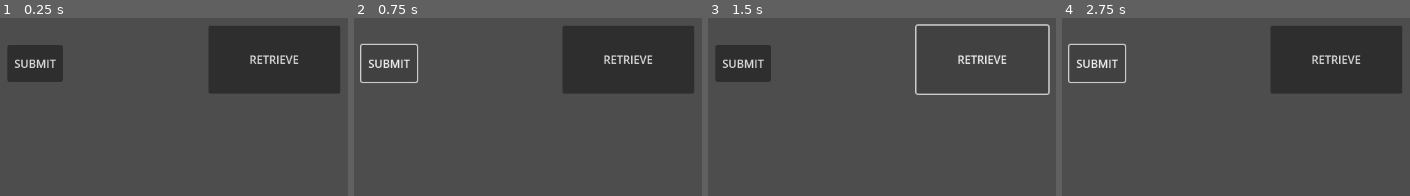
Above: before the commit, frames 1-4 (left to right).
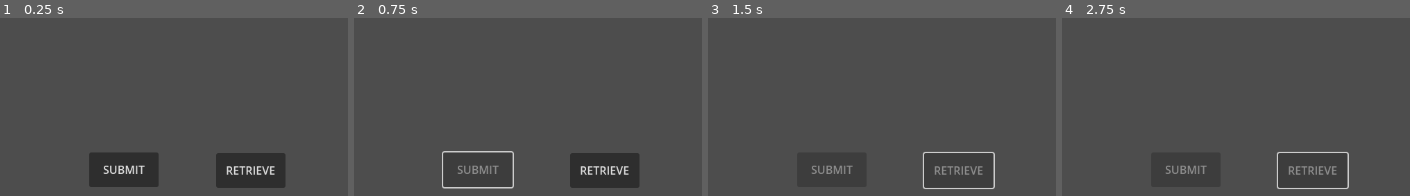
Above: after the commit, the same moments.

Repository: adrenallen/EasyLeaderboard-Godot
Game: Godot game, scene res://examples/SimpleButtonConnections.tscn
Two runs of this game, one before a commit and one after it. Both use one fixed random seed, a clock stepped at 60 frames per second and the inputs below. The project has no main scene, so this scene is started directly.
Inputs (mouse positions are in pixels of both pictures, inside the frame that each line leads up to):
- Up to frame 1 (0.25 s): no input
- Up to frame 2 (0.75 s): click "SUBMIT" at 0.5 s
- Up to frame 3 (1.5 s): click "RETRIEVE" at 1.25 s
- Up to frame 4 (2.75 s): click (1096, 64) at 2 s, where only the run before the commit has a clickable "SUBMIT"

The runs differ from the first frame. In frame 1, 24% of the frame differs, in the area x 2-98%, y 4-96%; in frame 2, 19%; in frame 3, 5.7%; in frame 4, 16%.
Error before the commit: Invalid call to function 'request' in base 'HTTPRequest'. Expected 4 arguments. (res://EasyLeaderboard.gd:65)
Error after the commit: Invalid call to function 'request' in base 'HTTPRequest'. Expected 4 arguments. (res://api/EasyLeaderboard.gd:67)

Commit message:
Fixing hash validator

Diff:
--- a/EasyLeaderboard.gd
+++ b/api/EasyLeaderboard.gd
@@ -32,7 +32,7 @@
 	)
 
 
-func _on_get_leaderboard_request_request_completed(result, response_code, headers, body):
+func _on_get_leaderboard_request_request_completed(_result, response_code, _headers, body):
 
 	var response_body = body.get_string_from_utf8()
 
@@ -61,11 +61,13 @@
 	# we have a value to send
 	if score_validation:
 		request["validation"] = score_validation
+	else:
+		request["validation"] = json.stringify(request).sha256_text()
 
 	$SubmitScoreRequest.request(easy_leaderboard_url + "/games/submit", ['Content-Type: application/json'], false, HTTPClient.METHOD_POST, json.stringify(request))
 
 
-func _on_submit_score_request_request_completed(result, response_code, headers, body):
+func _on_submit_score_request_request_completed(_result, response_code, _headers, body):
 	if response_code != 200:
 		# TODO - handle this better
 		push_error("Error in submit score HTTP response. Got code ", response_code, " and body ", body.get_string_from_utf8())
--- a/EasyLeaderboard.tscn
+++ b/api/EasyLeaderboard.tscn
@@ -1,9 +1,9 @@
-[gd_scene load_steps=2 format=3 uid="uid://ydns5n7jbjna"]
+[gd_scene load_steps=2 format=3 uid="uid://dyc75iewallhd"]
 
-[ext_resource type="Script" path="res://EasyLeaderboard.gd" id="1_8bv17"]
+[ext_resource type="Script" path="res://api/EasyLeaderboard.gd" id="1_x6b5n"]
 
 [node name="EasyLeaderboard" type="Node"]
-script = ExtResource("1_8bv17")
+script = ExtResource("1_x6b5n")
 
 [node name="GetLeaderboardRequest" type="HTTPRequest" parent="."]
 
--- a/examples/SimpleButtonConnections.tscn
+++ b/examples/SimpleButtonConnections.tscn
@@ -1,6 +1,6 @@
-[gd_scene load_steps=3 format=3 uid="uid://ch5ejunjgd2h3"]
+[gd_scene load_steps=3 format=3 uid="uid://cbidvjbt20eoj"]
 
-[ext_resource type="PackedScene" uid="uid://ydns5n7jbjna" path="res://EasyLeaderboard.tscn" id="1_lwcop"]
+[ext_resource type="PackedScene" uid="uid://dyc75iewallhd" path="res://api/EasyLeaderboard.tscn" id="1_lwcop"]
 
 [sub_resource type="GDScript" id="GDScript_8y05b"]
 script/source = "extends Node2D
@@ -12,24 +12,23 @@
 	lb = $EasyLeaderboard
 
 
-# Called every frame. 'delta' is the elapsed time since the previous frame.
-func _process(delta):
-	pass
-
-
 func _on_test_submit_button_pressed():
+	($TestSubmitButton as Button).disabled = true
 	lb.submit_leaderboard_score(\"Garrett\", 123, {\"metaData\" = \"yo\"})
 
-
 func _on_test_retrieve_button_pressed():
+	($TestRetrieveButton as Button).disabled = true
 	lb.get_leaderboard_results()
 
 
+
 func _on_easy_leaderboard_leaderboard_results_changed(results):
+	($TestRetrieveButton as Button).disabled = false
 	print(results)
 
 
 func _on_easy_leaderboard_leaderboard_score_submitted():
+	($TestSubmitButton as Button).disabled = false
 	print(\"Submit done\")
 "
 
@@ -39,17 +38,17 @@
 [node name="EasyLeaderboard" parent="." instance=ExtResource("1_lwcop")]
 
 [node name="TestSubmitButton" type="Button" parent="."]
-offset_left = 237.0
-offset_top = 130.0
-offset_right = 317.0
-offset_bottom = 183.0
+offset_left = 355.0
+offset_top = 285.0
+offset_right = 455.0
+offset_bottom = 335.0
 text = "SUBMIT"
 
 [node name="TestRetrieveButton" type="Button" parent="."]
-offset_left = 527.0
-offset_top = 102.0
-offset_right = 717.0
-offset_bottom = 200.0
+offset_left = 538.0
+offset_top = 286.0
+offset_right = 638.0
+offset_bottom = 336.0
 text = "RETRIEVE"
 
 [connection signal="leaderboard_results_changed" from="EasyLeaderboard" to="." method="_on_easy_leaderboard_leaderboard_results_changed"]
--- a/project.godot
+++ b/project.godot
@@ -12,7 +12,7 @@
 "base": "Node",
 "class": &"EasyLeaderboard",
 "language": &"GDScript",
-"path": "res://EasyLeaderboard.gd"
+"path": "res://api/EasyLeaderboard.gd"
 }]
 _global_script_class_icons={
 "EasyLeaderboard": ""
Not shown, changed: README.md
